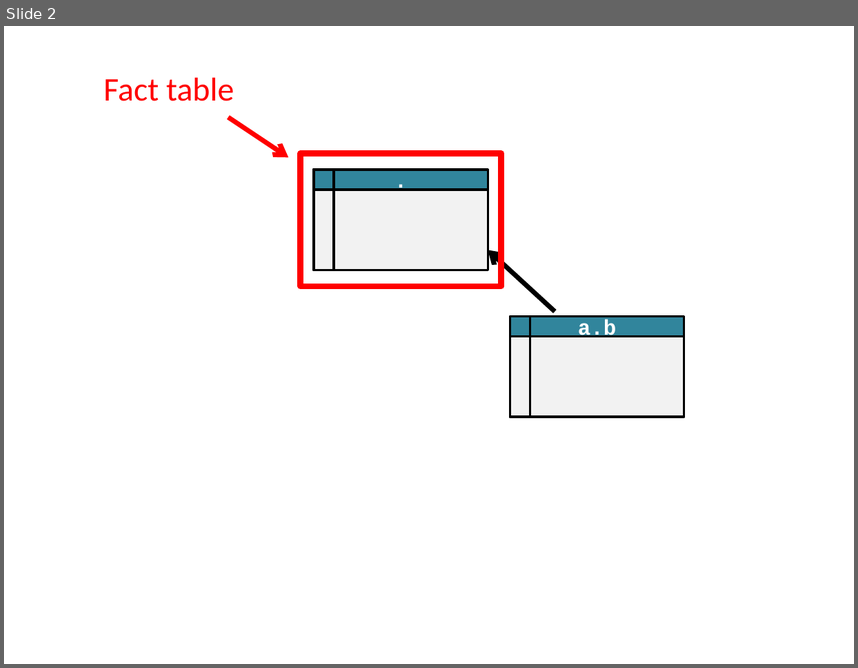
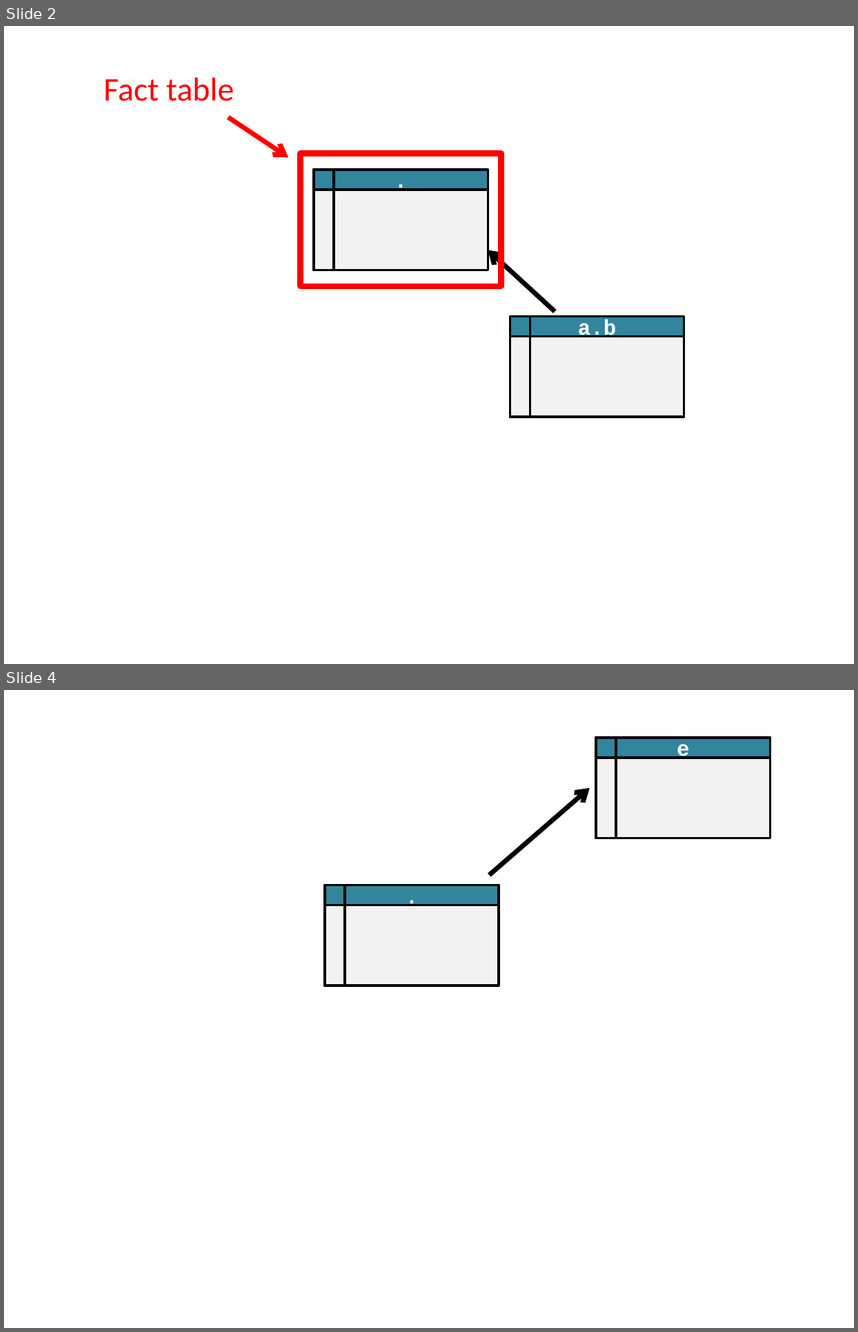
Before and after one commit to mozilla/jx-sqlite, a slide deck: docs/perspectives.pptx. Shown one above the other, each under a label of ours: slide 2 before the commit, slides 2 and 4 after it; the slides between them are not shown. The pictures are 858x668 and 858x1332 pixels, drawn with LibreOffice and Linux fonts; fonts in the diff are those of the drawing. Boxes give left, top, right and bottom in pixels: in the first picture for what was removed or moved away, otherwise in the second. Text is boxed around its words. In the diff, an @@ line names an element or a change of style, - is before the commit and + after.

```diff
--- a/docs/perspectives.pptx
+++ b/docs/perspectives.pptx
@@ slide 4 added at [4, 690, 854, 1328], background #FFFFFF @@
@@ rectangle added at [597, 738, 771, 838], fill #F2F2F2, outline #000000 2 pt @@
@@ rectangle added at [597, 738, 771, 758], fill #31859C, outline #000000 2 pt, 18 pt, text #FFFFFF, bold @@
+e
@@ rectangle added at [597, 738, 617, 838], outline #000000 2 pt @@
@@ arrow added from (489, 876) to (590, 788), #000000 4 pt @@
@@ rectangle added at [324, 885, 499, 985], fill #F2F2F2, outline #000000 2 pt @@
@@ rectangle added at [324, 885, 499, 905], fill #31859C, outline #000000 2 pt, 18 pt, text #FFFFFF, bold @@
+.
@@ rectangle added at [324, 885, 345, 985], outline #000000 2 pt @@
```
Also in this commit, not shown: 1 slide changed, 3 other slides added, 3 slides removed.
